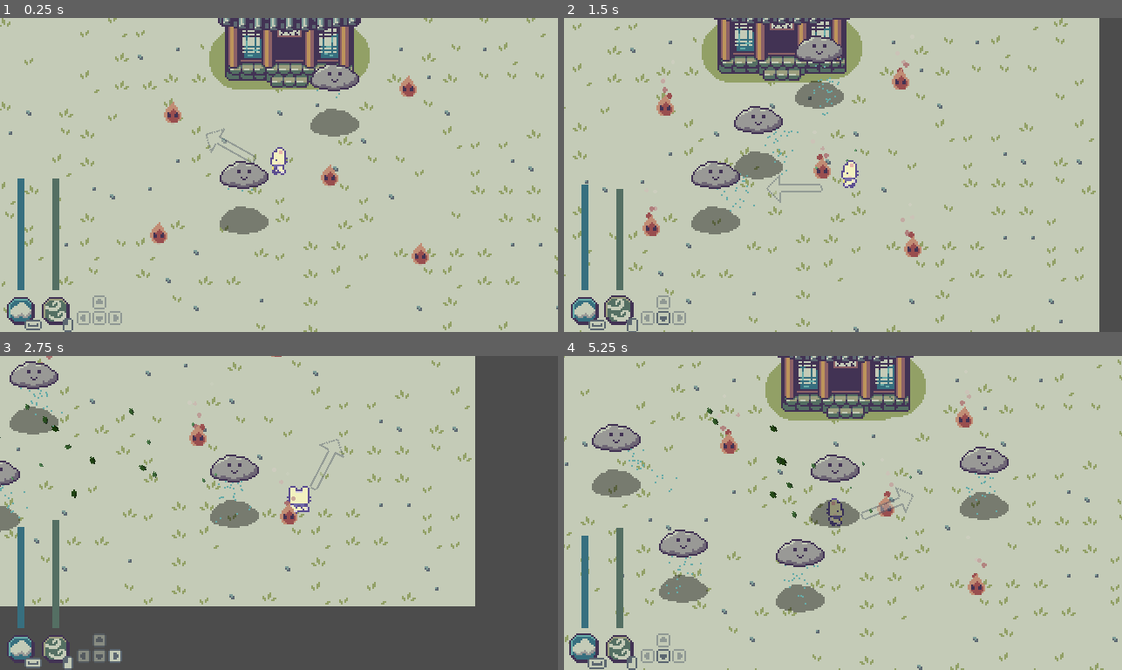
Above: before the commit, frames 1-4 (two rows, left to right).
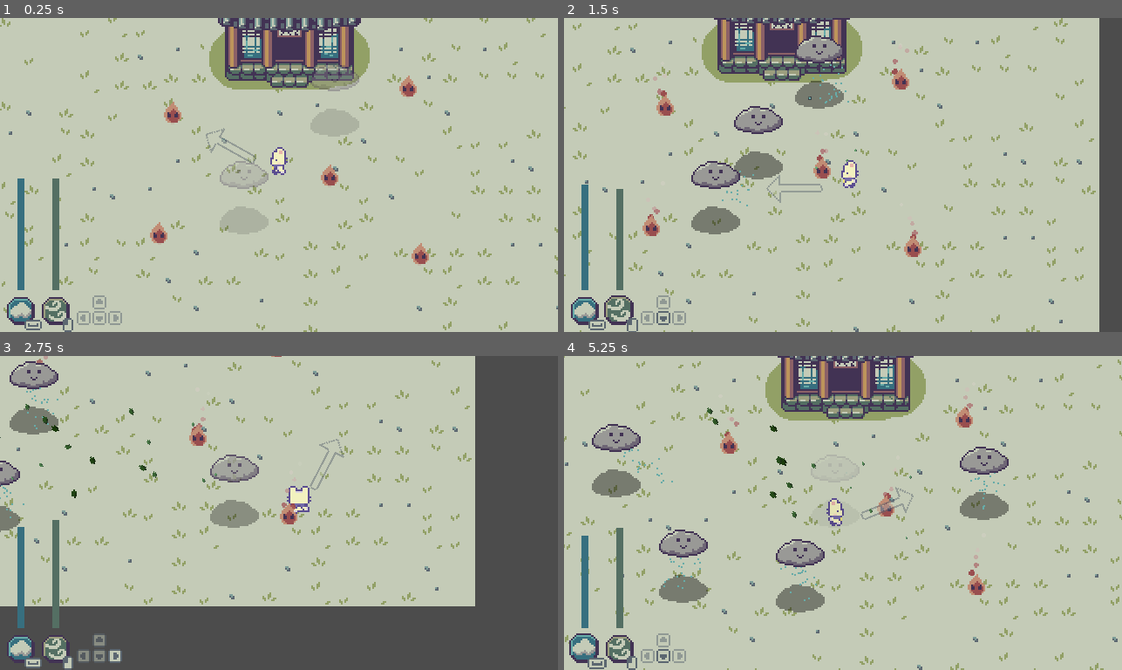
Above: after the commit, the same moments.

Repository: Boyquotes/cloud-keeper
Game: Godot game, scene res://Main.tscn
The game is run twice, just before and just after one commit, with the same random seed, the same clock (stepped at 60 frames per second) and the same inputs.
Inputs (mouse positions are in pixels of both pictures, inside the frame that each line leads up to):
- Up to frame 1 (0.25 s): no input
- Up to frame 2 (1.5 s): move the mouse to (965, 159) at 0.52 s; hold D (move_right) 0.53-1.28 s; tap Space (spawn_cloud) at 0.6 s; move the mouse to (731, 190) at 1.27 s; hold S (move_down) from 1.28 s (still down); click (731, 190) at 1.35 s
- Up to frame 3 (2.75 s): move the mouse to (334, 443) at 2.02 s; release S (move_down) at 2.03 s; hold D (move_right) from 2.03 s (still down); tap Space (spawn_cloud) at 2.1 s
- Up to frame 4 (5.25 s): move the mouse to (815, 575) at 2.77 s; release D (move_right) at 2.78 s; hold W (move_up) 2.78-3.53 s; click (815, 575) at 2.85 s; move the mouse to (1010, 560) at 3.52 s; hold A (move_left) 3.53-5.03 s; tap Space (spawn_cloud) at 3.6, 5.1 s; move the mouse to (675, 465) at 4.27 s; click (675, 465) at 4.35 s; move the mouse to (870, 513) at 5.02 s; hold S (move_down) from 5.03 s (still down)

The runs differ from the first frame. In frame 1, 2.3% of the frame differs, in the area x 39-65%, y 14-69%; in frame 2, 0.5%; in frame 3, 0.4%; in frame 4, 1.6%.

Commit message:
Added basic cloud spawn and exit animations

Diff:
--- a/src/scenes/cloud/Cloud.gd
+++ b/src/scenes/cloud/Cloud.gd
@@ -1,11 +1,13 @@
 extends Area2D
 
+onready var animation_player: AnimationPlayer = $AnimationPlayer
+
+export(float) var life_time = 5.0
 var velocity: Vector2
 var friction = 70
 
-# Called when the node enters the scene tree for the first time.
 func _ready() -> void:
-	pass # Replace with function body.
+	animation_player.play("spawn")
 
 func _process(delta: float) -> void:
 	velocity = velocity.move_toward(Vector2.ZERO, delta * friction)
@@ -19,3 +21,12 @@
 	var wind_velocity = player_pos.direction_to(global_position) * wind_speed
 	var new_velocity = velocity + wind_velocity
 	velocity = new_velocity.clamped(wind_speed)
+
+func _on_AnimationPlayer_animation_finished(anim_name: String) -> void:
+	if anim_name == "spawn":
+		$LifeTimer.start(life_time)
+	elif anim_name == "exit":
+		queue_free()
+
+func _on_LifeTimer_timeout() -> void:
+	animation_player.play("exit")
--- a/src/scenes/cloud/Cloud.tscn
+++ b/src/scenes/cloud/Cloud.tscn
@@ -23,7 +23,78 @@
 orbit_velocity_random = 0.0
 color = Color( 0.407843, 0.67451, 0.662745, 1 )
 
+[sub_resource type="Animation" id=5]
+length = 0.001
+tracks/0/type = "value"
+tracks/0/path = NodePath(".:modulate")
+tracks/0/interp = 1
+tracks/0/loop_wrap = true
+tracks/0/imported = false
+tracks/0/enabled = true
+tracks/0/keys = {
+"times": PoolRealArray( 0 ),
+"transitions": PoolRealArray( 1 ),
+"update": 0,
+"values": [ Color( 1, 1, 1, 0 ) ]
+}
+tracks/1/type = "value"
+tracks/1/path = NodePath("Rain:emitting")
+tracks/1/interp = 1
+tracks/1/loop_wrap = true
+tracks/1/imported = false
+tracks/1/enabled = true
+tracks/1/keys = {
+"times": PoolRealArray( 0 ),
+"transitions": PoolRealArray( 1 ),
+"update": 0,
+"values": [ true ]
+}
+
+[sub_resource type="Animation" id=4]
+resource_name = "exit"
+length = 0.6
+tracks/0/type = "value"
+tracks/0/path = NodePath(".:modulate")
+tracks/0/interp = 1
+tracks/0/loop_wrap = true
+tracks/0/imported = false
+tracks/0/enabled = true
+tracks/0/keys = {
+"times": PoolRealArray( 0, 0.6 ),
+"transitions": PoolRealArray( 1, 1 ),
+"update": 0,
+"values": [ Color( 1, 1, 1, 1 ), Color( 1, 1, 1, 0 ) ]
+}
+
+[sub_resource type="Animation" id=3]
+resource_name = "spawn"
+tracks/0/type = "value"
+tracks/0/path = NodePath(".:modulate")
+tracks/0/interp = 2
+tracks/0/loop_wrap = true
+tracks/0/imported = false
+tracks/0/enabled = true
+tracks/0/keys = {
+"times": PoolRealArray( 0, 0.8 ),
+"transitions": PoolRealArray( 1, 1 ),
+"update": 0,
+"values": [ Color( 1, 1, 1, 0 ), Color( 1, 1, 1, 1 ) ]
+}
+tracks/1/type = "value"
+tracks/1/path = NodePath("Rain:emitting")
+tracks/1/interp = 1
+tracks/1/loop_wrap = true
+tracks/1/imported = false
+tracks/1/enabled = true
+tracks/1/keys = {
+"times": PoolRealArray( 0, 1 ),
+"transitions": PoolRealArray( 1, 1 ),
+"update": 1,
+"values": [ false, true ]
+}
+
 [node name="Cloud" type="Area2D" groups=["cloud"]]
+modulate = Color( 1, 1, 1, 0 )
 collision_layer = 2
 collision_mask = 4
 script = ExtResource( 2 )
@@ -56,5 +127,14 @@
 vframes = 4
 
 [node name="AnimationPlayer" type="AnimationPlayer" parent="."]
+anims/RESET = SubResource( 5 )
+anims/exit = SubResource( 4 )
+anims/spawn = SubResource( 3 )
+
+[node name="LifeTimer" type="Timer" parent="."]
+wait_time = 5.0
+one_shot = true
 
 [connection signal="area_entered" from="." to="." method="_on_Cloud_area_entered"]
+[connection signal="animation_finished" from="AnimationPlayer" to="." method="_on_AnimationPlayer_animation_finished"]
+[connection signal="timeout" from="LifeTimer" to="." method="_on_LifeTimer_timeout"]
Not shown: 1 places in src/scenes/cloud/Cloud.tscn that only renumber resources
